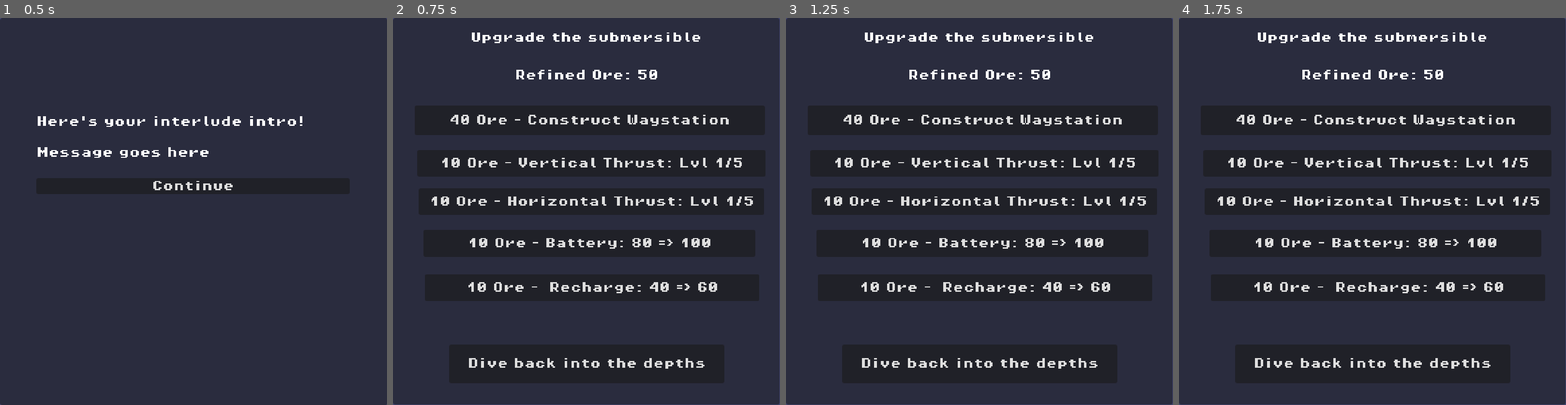
Above: before the commit, frames 1-4 (left to right).
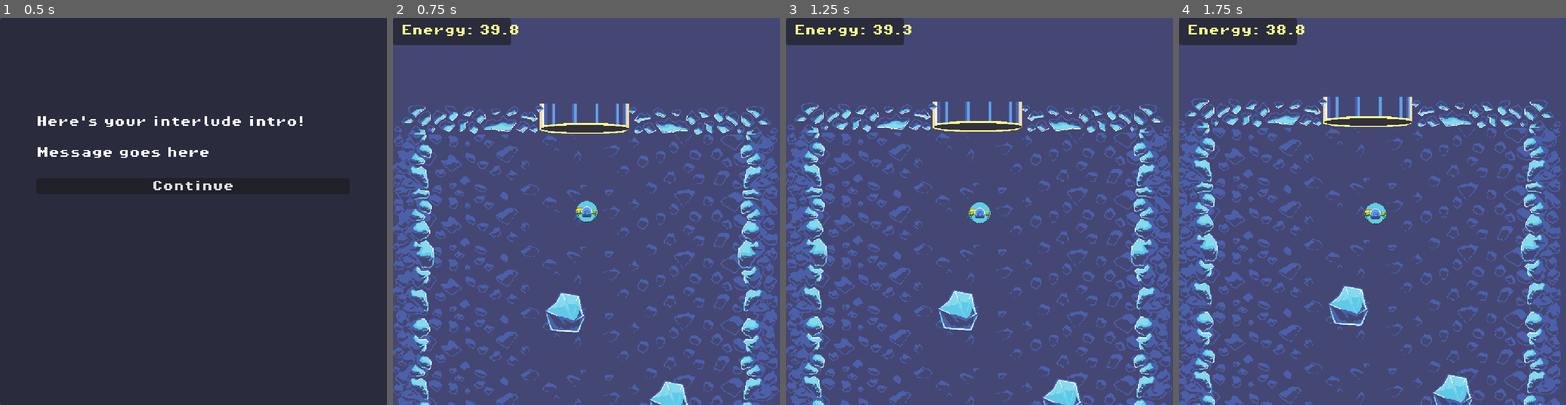
Above: after the commit, the same moments.

Repository: hawkstein/ld57-europan-expedition
Game: Godot game, scene res://scenes/interlude.tscn
The game is run twice, just before and just after one commit, with the same random seed, the same clock (stepped at 60 frames per second) and the same inputs. This scene is started directly instead of the project's main scene.
Inputs:
- Up to frame 1 (0.5 s): no input
- Up to frame 2 (0.75 s): click "Continue" at 0.5 s
- Up to frame 3 (1.25 s): no input
- Up to frame 4 (1.75 s): hold Right (thrust_right) from 1.28 s (still down); tap Space (deploy_waystation) at 1.35 s

Frame 1 is identical in both runs. In frame 2, 98% of the frame differs, in the area x 0-100%, y 0-100%; in frame 3, 98%; in frame 4, 98%.

Commit message:
decide to remove forge from the game

Diff:
--- a/scripts/interlude.gd
+++ b/scripts/interlude.gd
@@ -1,11 +1,12 @@
 extends Control
 
 @onready var intro: Label = $VBoxContainer/Intro
-const FORGE = preload("res://scenes/forge.tscn")
+#const FORGE = preload("res://scenes/forge.tscn")
+const GAME = preload("res://scenes/game.tscn")
 
 func _ready() -> void:
 	intro.text = GameManager.get_intro()
 
 
 func _on_continue_pressed() -> void:
-	get_tree().change_scene_to_packed(FORGE)
+	get_tree().change_scene_to_packed(GAME)
